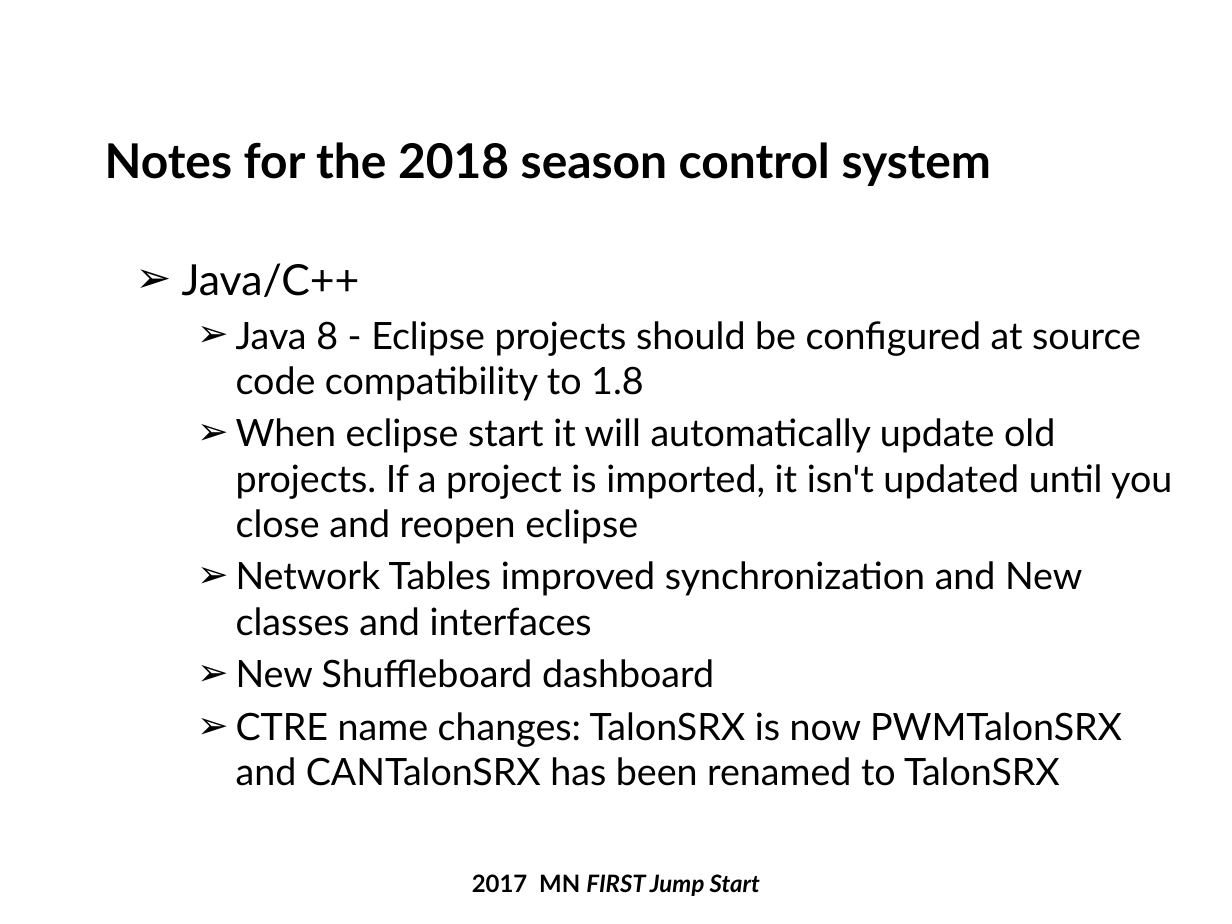
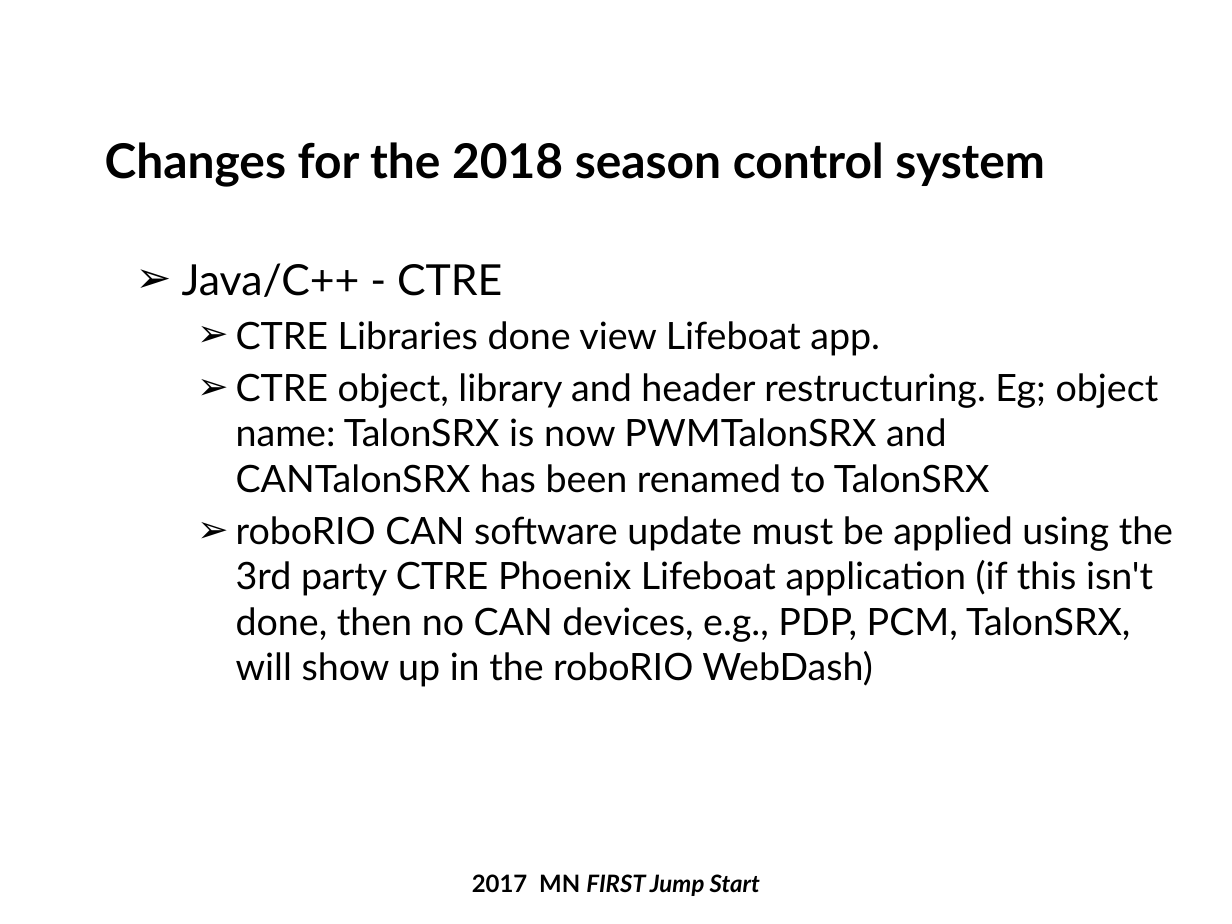
Before and after one commit to firstmncsa/csa_resources, a slide deck: slide 14 of 2018 Beta Testing JumpStart_Rev2.pptx (slide 13 before the commit). Drawn at 1232x924 pixels with LibreOffice and Linux fonts; fonts in the diff are those of the drawing; background and template pictures are left out. Boxes give left, top, right and bottom in pixels: in the first picture for what was removed or moved away, otherwise in the second. Text is boxed around its words. In the diff, an @@ line names an element or a change of style, - is before the commit and + after.

```diff
--- a/2018 Beta Testing JumpStart_Rev2.pptx
+++ b/2018 Beta Testing JumpStart_Rev2.pptx
@@ title at <box>105,142,1045,187</box>: text changed @@
-Notes for the 2018 season control system
+Changes for the 2018 season control system
@@ text at <box>182,263,1173,687</box>: text changed @@
-➢ Java/C++
-  ➢ Java 8 - Eclipse projects should be configured at source code compatibility to 1.8
-  ➢ When eclipse start it will automatically update old projects. If a project is imported, it isn't updated until you close and reopen eclipse
-  ➢ Network Tables improved synchronization and New classes and interfaces
-  ➢ New Shuffleboard dashboard
-  ➢ CTRE name changes: TalonSRX is now PWMTalonSRX and CANTalonSRX has been renamed to TalonSRX
+➢ Java/C++ - CTRE
+  ➢ CTRE Libraries done view Lifeboat app.
+  ➢ CTRE object, library and header restructuring. Eg; object name: TalonSRX is now PWMTalonSRX and CANTalonSRX has been renamed to TalonSRX
+  ➢ roboRIO CAN software update must be applied using the 3rd party CTRE Phoenix Lifeboat application (if this isn't done, then no CAN devices, e.g., PDP, PCM, TalonSRX, will show up in the roboRIO WebDash)
```
Also in this commit, not shown: 5 other slides changed, 5 slides added.
